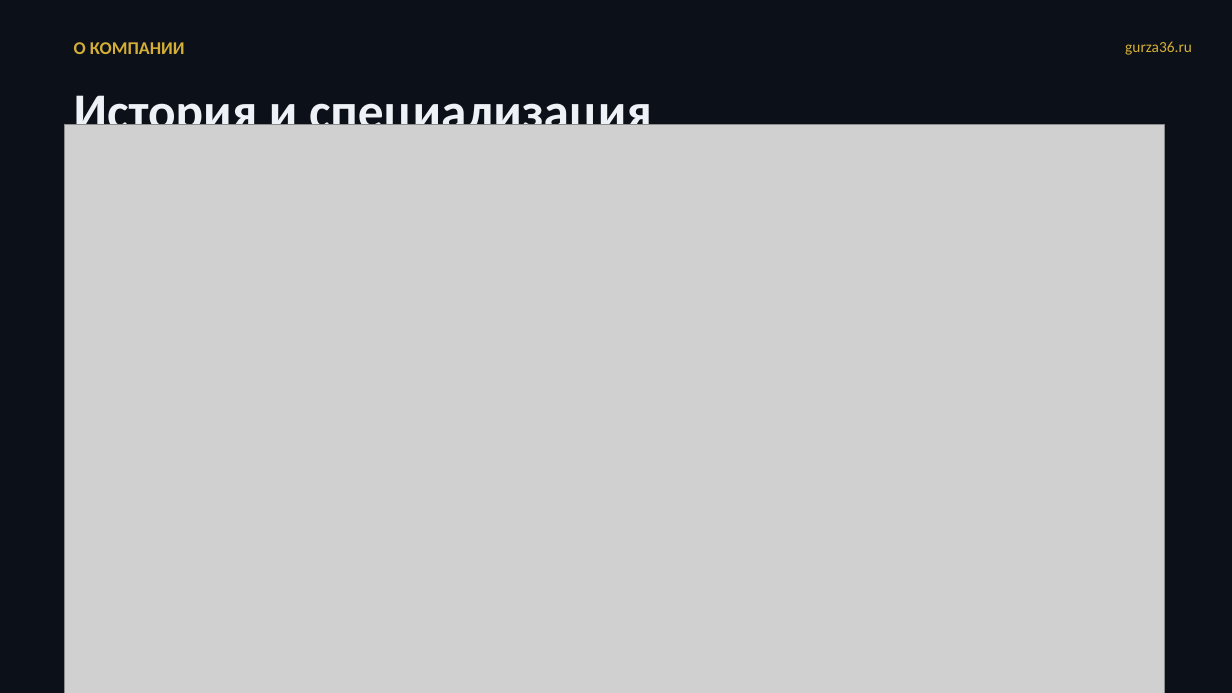
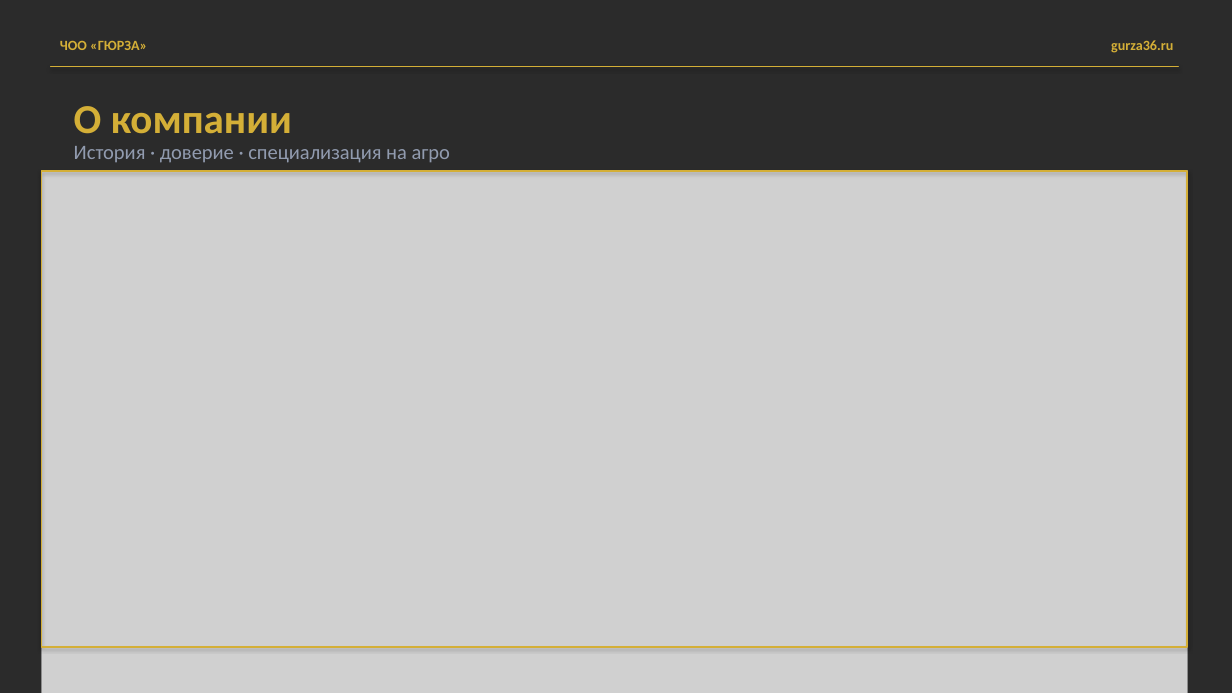
Before and after one commit to MatveyTORSHILOV/Gursa, a slide deck: slide 8 of presentation/gyurza-presentation.pptx (slide 6 before the commit). Drawn at 1232x693 pixels with LibreOffice and Linux fonts; fonts in the diff are those of the drawing; grey boxes stand for pictures; background and template pictures are left out; a plain dark background stands for a picture behind light text. Boxes give left, top, right and bottom in pixels: in the first picture for what was removed or moved away, otherwise in the second. Text is boxed around its words. In the diff, an @@ line names an element or a change of style, - is before the commit and + after.

```diff
--- a/presentation/gyurza-presentation.pptx
+++ b/presentation/gyurza-presentation.pptx
@@ background #0C1018 to picture (left out) @@
@@ text added at (60,41,147,50), 11 pt, text #D4AF37, bold @@
+ЧОО «ГЮРЗА»
@@ text "gurza36.ru": place and size @@
-text "gurza36.ru" at (1125,41,1192,55)
+text "gurza36.ru" at (1111,40,1173,53)
@@ text "gurza36.ru" at (1111,40,1173,53): size 12 to 11 pt, bold on; more space between paragraphs @@
@@ rectangle added at (51,67,1178,67), fill gradient #3F80CE to #A4C4FF, outline #D4AF37 0.75 pt @@
@@ text at (74,106,292,134): text changed; size 14 to 32 pt @@
-О КОМПАНИИ
+О компании
@@ text at (74,146,450,163): text changed; size 40 to 16 pt; text colour #EEF1F6 to #919BAF; bold off @@
-История и специализация
+История · доверие · специализация на агро
@@ picture: place and size @@
-picture at (65,125,1165,693)
+picture at (42,171,1188,693)
@@ rectangle added at (42,171,1188,647), outline #D4AF37 1.25 pt @@
```
Also in this commit, not shown: 3 other slides changed, 11 slides added, 6 slides removed, 4 other files.
